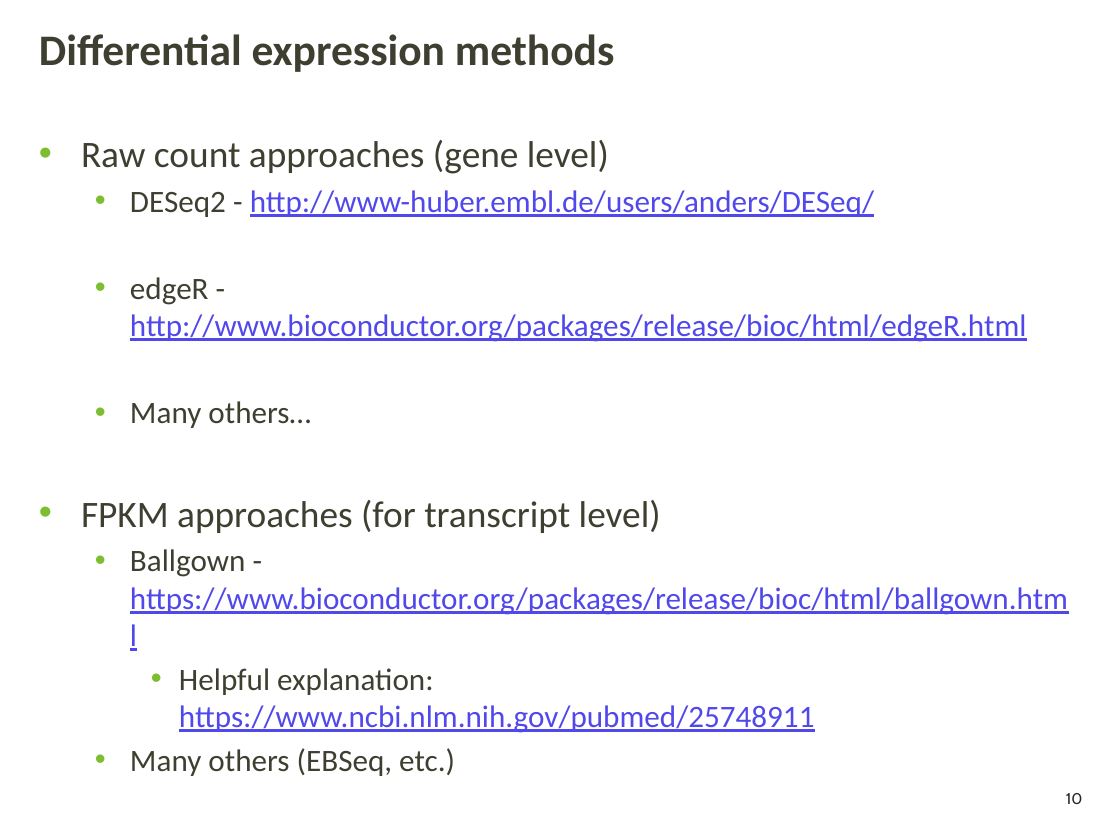
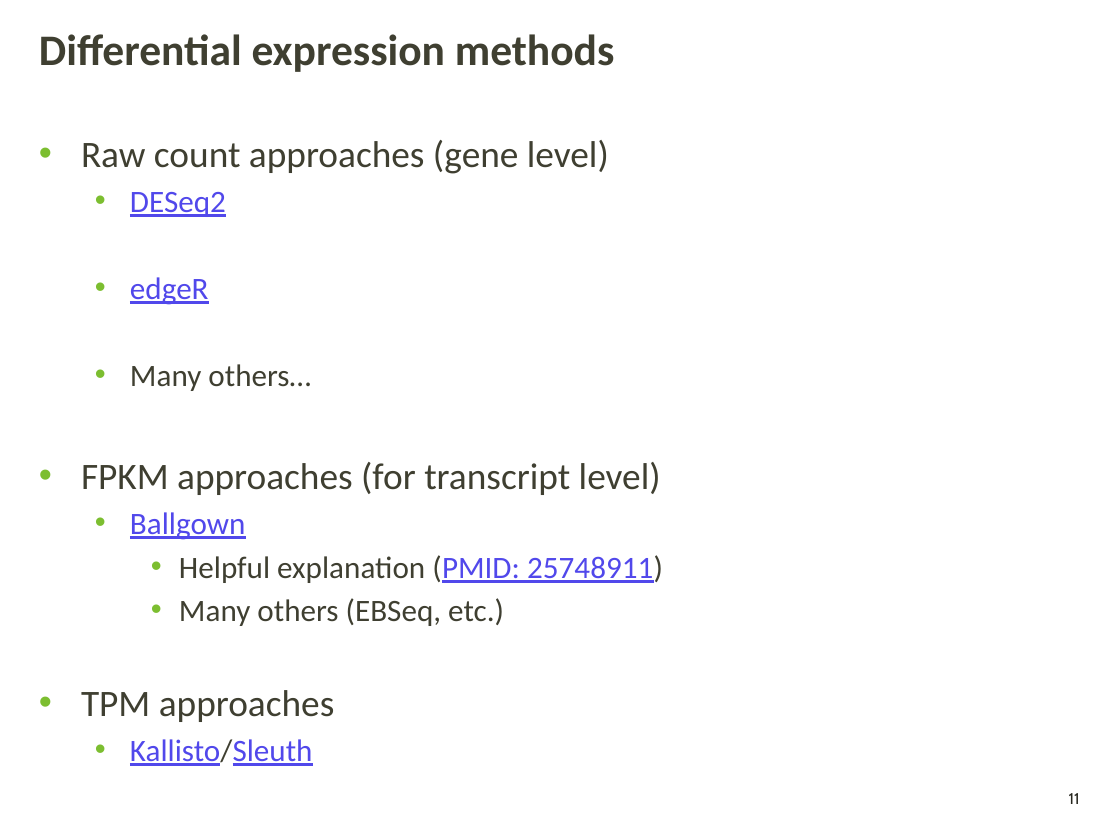
Before and after one commit to griffithlab/gen-viz-lectures, a slide deck: slide 11 of GenViz_Module4_Lecture.pptx (slide 10 before the commit). Drawn at 1120x840 pixels with LibreOffice and Linux fonts; fonts in the diff are those of the drawing; background and template pictures are left out. Boxes give left, top, right and bottom in pixels: in the first picture for what was removed or moved away, otherwise in the second. Text is boxed around its words. In the diff, an @@ line names an element or a change of style, - is before the commit and + after.

Commit message:
update lecture 4

```diff
--- a/GenViz_Module4_Lecture.pptx
+++ b/GenViz_Module4_Lecture.pptx
@@ text at [130, 192, 226, 305]: text changed @@
-  • DESeq2 - http://www-huber.embl.de/users/anders/DESeq/
-  • edgeR - http://www.bioconductor.org/packages/release/bioc/html/edgeR.html
+  • DESeq2
+  • edgeR
@@ text at [130, 512, 663, 583]: text changed @@
-  • Ballgown - https://www.bioconductor.org/packages/release/bioc/html/ballgown.html
-    • Helpful explanation: https://www.ncbi.nlm.nih.gov/pubmed/25748911
+  • Ballgown
+    • Helpful explanation (PMID: 25748911)
@@ text at [179, 598, 504, 626]: list level 2 to 3 in "Many others (EBSeq, etc.)" @@
@@ text at [81, 690, 335, 766]: paragraphs added @@
+• TPM approaches
+  • Kallisto/Sleuth
@@ page number at [1069, 793, 1080, 804]: text changed @@
-10
+11
```
Also in this commit, not shown: 1 slide added, 1 other file.
